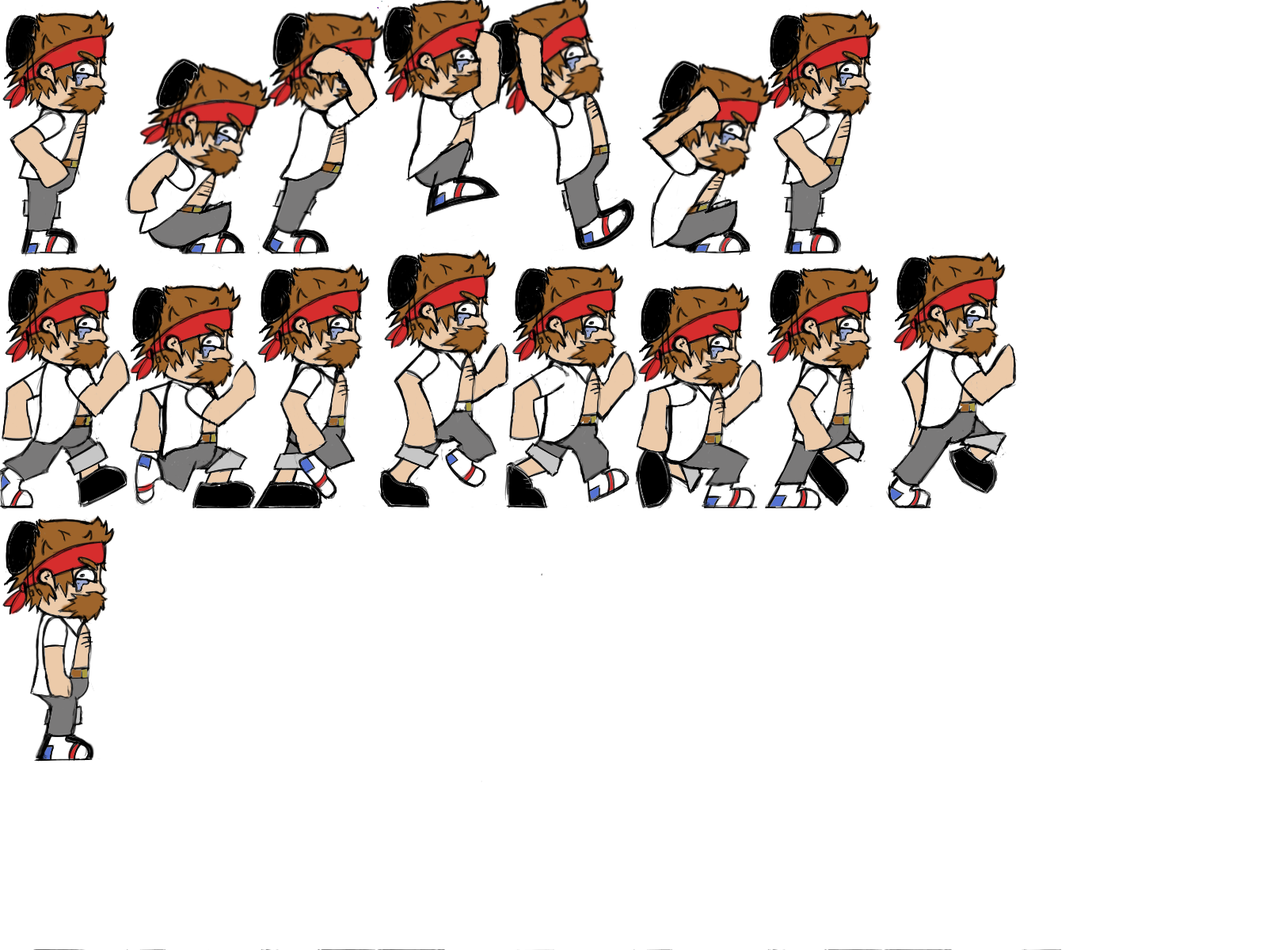
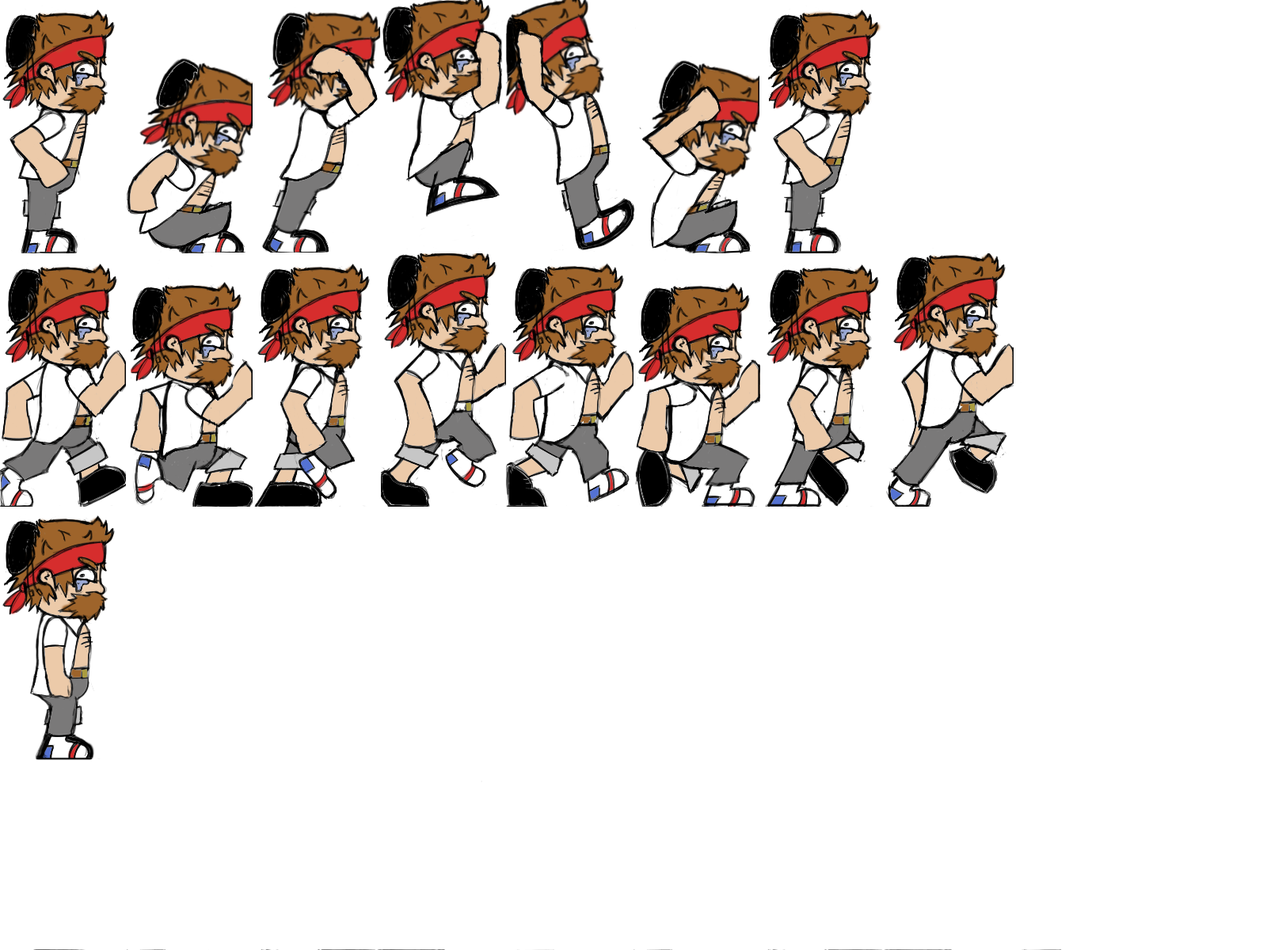
Two versions of the same layered image (w=1267, h=950). Layer-by-layer changes:
painted on "Layer 05 copy" over box(0, 0, 1018, 763)
removed layer "Layer 1" over box(2, 16, 990, 576)
removed layer "Layer 2 copy 7" over box(0, 0, 1018, 763)
removed layer "Layer 3" over box(0, 1, 990, 763)
